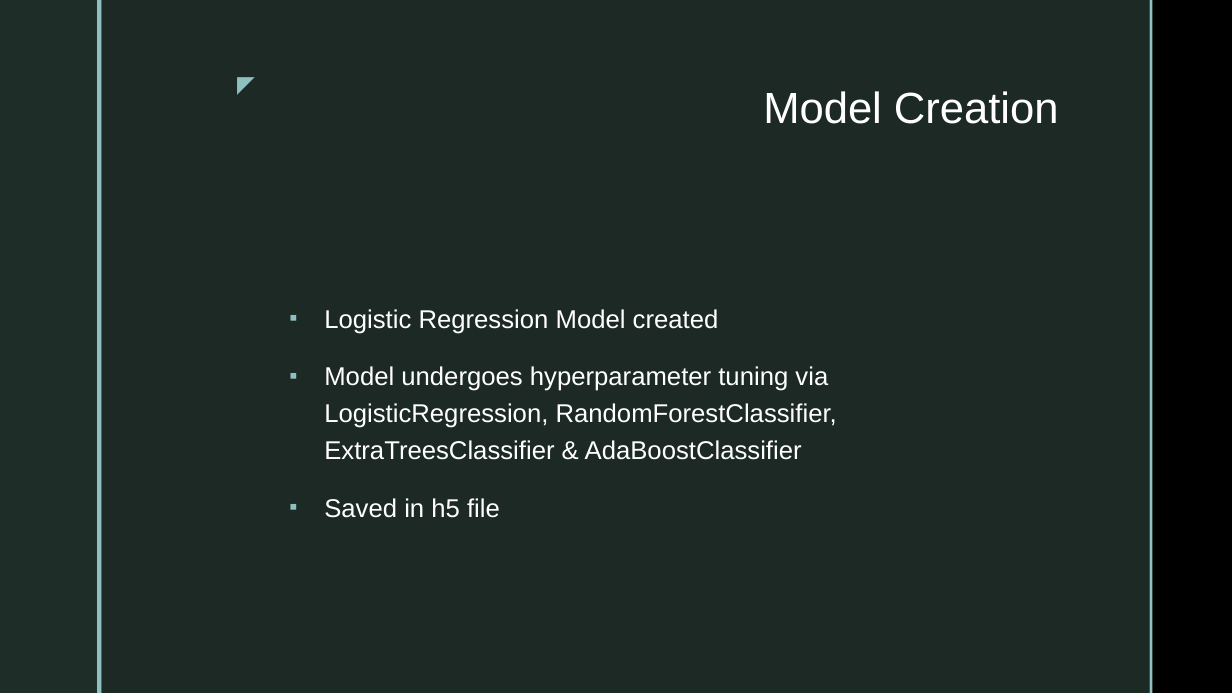
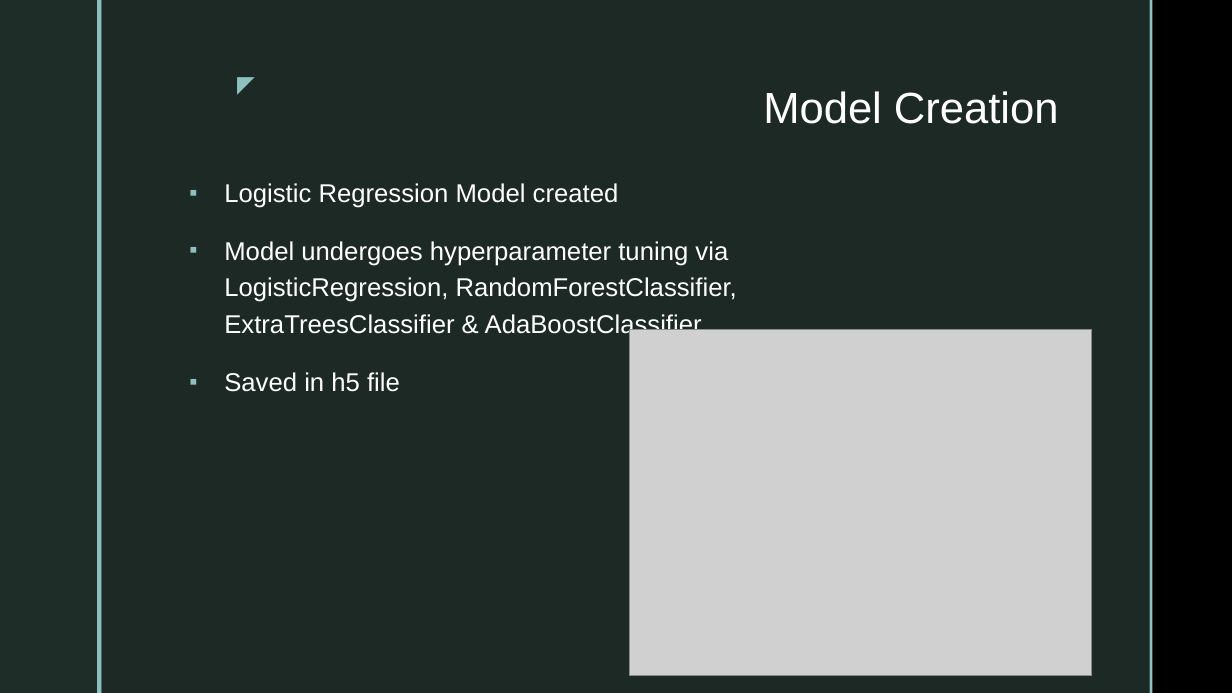
Before and after one commit to DannyBruzz/Project_4_Capstone, a slide deck: slide 5 of Project_4_pp.pptx. Drawn at 1232x693 pixels with LibreOffice and Linux fonts; fonts in the diff are those of the drawing; grey boxes stand for pictures; background and template pictures are left out. Boxes give left, top, right and bottom in pixels: in the first picture for what was removed or moved away, otherwise in the second. Text is boxed around its words. In the diff, an @@ line names an element or a change of style, - is before the commit and + after.

```diff
--- a/Project_4_pp.pptx
+++ b/Project_4_pp.pptx
@@ text "Logistic Regression Model created": place and size @@
-text "Logistic Regression Model created" at <box>324,309,837,518</box>
+text "Logistic Regression Model created" at <box>224,183,737,392</box>
@@ picture added at <box>630,329,1092,676</box> @@
```
Also in this commit, not shown: 6 other slides changed, 1 other file.
